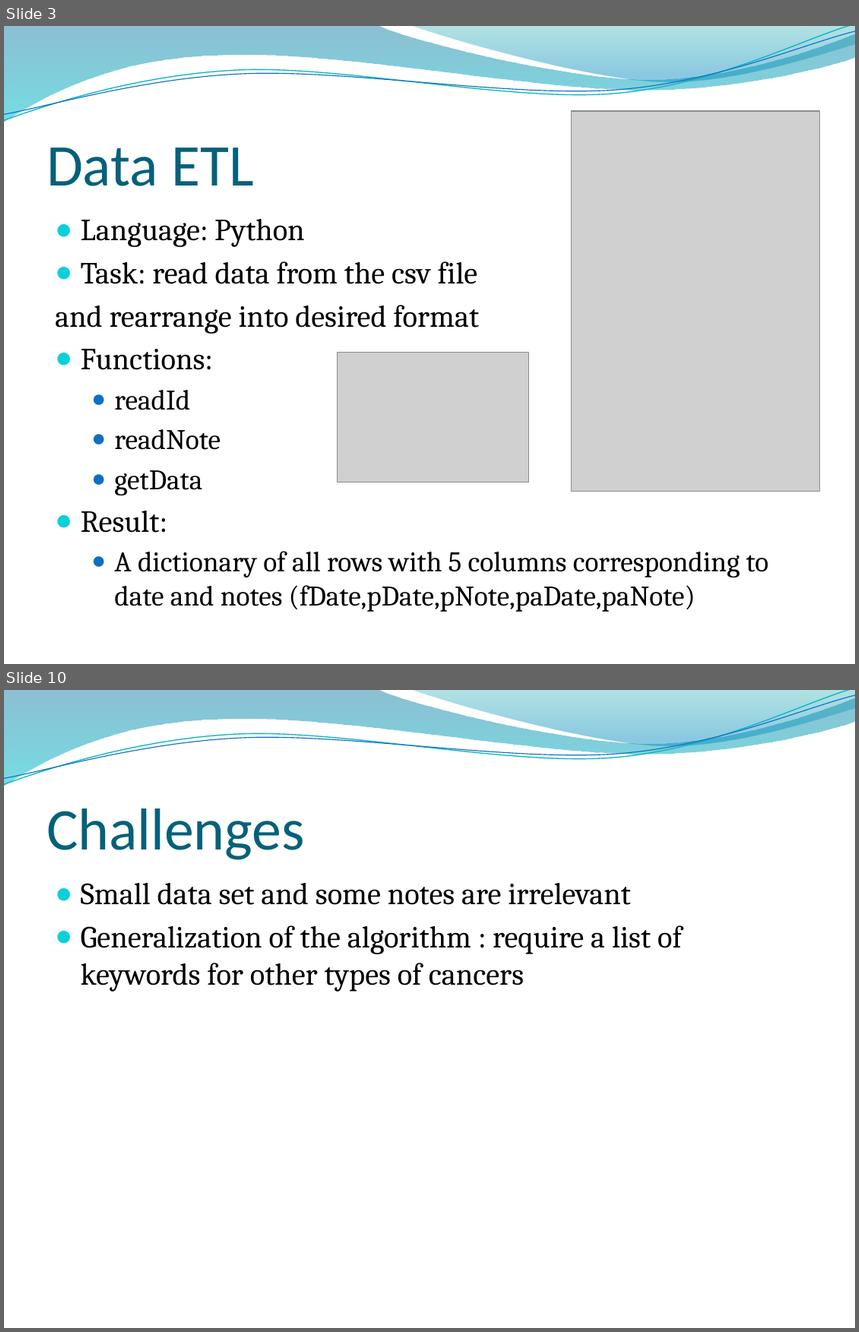
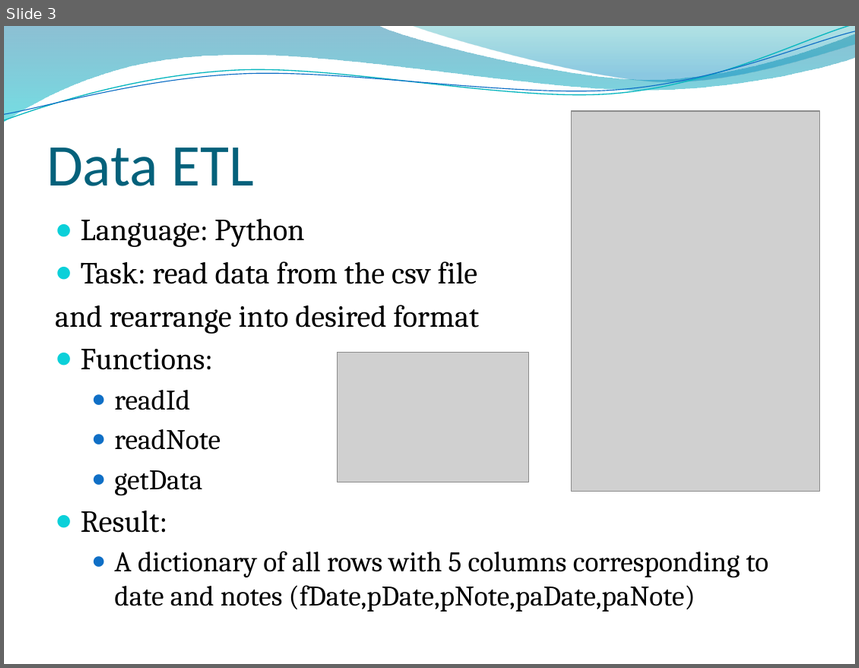
Before and after one commit to leoliu1221/EDW_intern, a slide deck: colon2Filter.pptx. Shown one above the other, each under a label of ours: slides 3 and 10 before the commit, slide 3 after it; the slides between them are not shown. The pictures are 859x1332 and 859x668 pixels, drawn with LibreOffice and Linux fonts; fonts in the diff are those of the drawing; grey boxes stand for pictures; background and template pictures are left out. Boxes give left, top, right and bottom in pixels: in the first picture for what was removed or moved away, otherwise in the second. Text is boxed around its words. In the diff, an @@ line names an element or a change of style, - is before the commit and + after.

```diff
--- a/colon2Filter.pptx
+++ b/colon2Filter.pptx
@@ slide 10 removed at (4, 690, 855, 1328), background picture (left out); not listed: 4 template elements that a slide beside it also shows @@
@@ title removed at (47, 809, 305, 860) @@
-Challenges
@@ text removed at (81, 883, 682, 992) @@
-● Small data set and some notes are irrelevant
-● Generalization of the algorithm : require a list of keywords for other types of cancers
```
Also in this commit, not shown: 7 slides changed, 4 slides added, 1 other slide removed, 1 other file.
